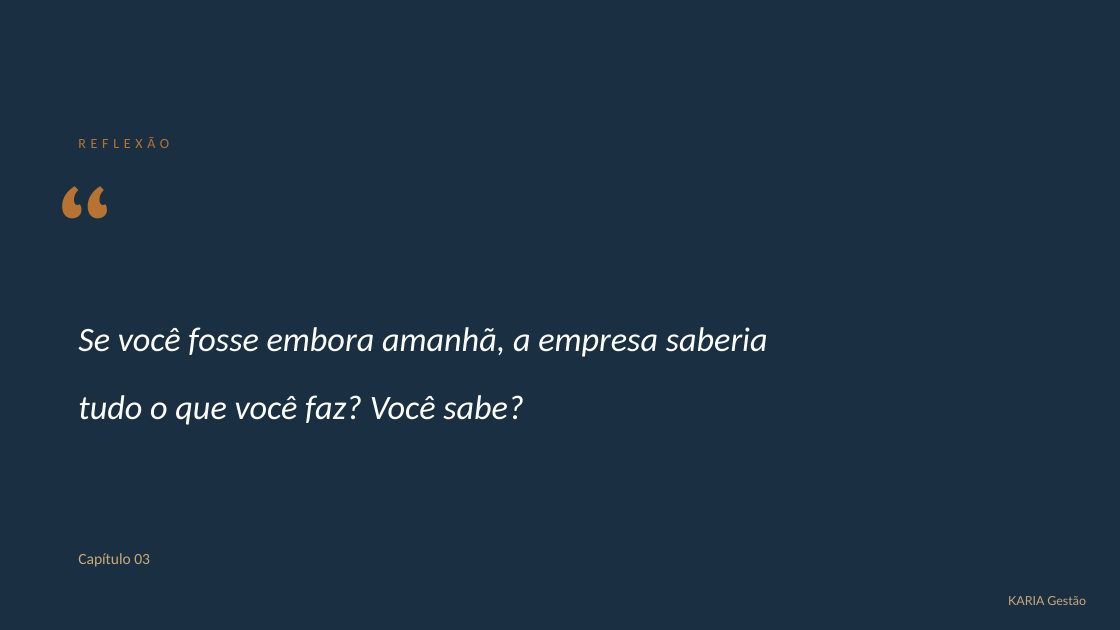
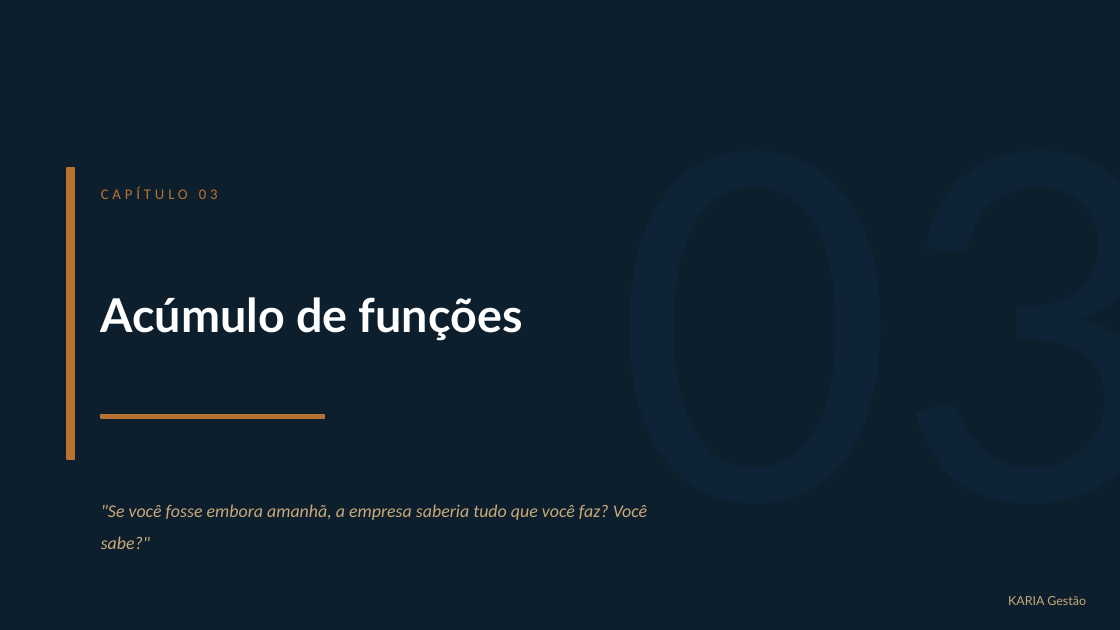
Before and after one commit to kariagestao/kariagestao.github.io, a slide deck: slide 8 of codigo-controller.pptx (slide 19 before the commit). Drawn at 1120x630 pixels with LibreOffice and Linux fonts; fonts in the diff are those of the drawing. Boxes give left, top, right and bottom in pixels: in the first picture for what was removed or moved away, otherwise in the second. Text is boxed around its words. In the diff, an @@ line names an element or a change of style, - is before the commit and + after.

```diff
--- a/codigo-controller.pptx
+++ b/codigo-controller.pptx
@@ background #1A3042 to #0D1F2D @@
@@ text removed at (78, 137, 169, 148) @@
-REFLEXÃO
@@ text removed at (56, 162, 179, 297) @@
-“
@@ rectangle added at (67, 168, 75, 459), fill #B87333, outline #B87333 1 pt @@
@@ text at (101, 186, 218, 199): text changed; size 10 to 9.5 pt; text colour #C9A97A to #B87333 @@
-Capítulo 03
+CAPÍTULO 03
@@ text added at (101, 297, 523, 341), 30 pt, text #FFFFFF, bold @@
+Acúmulo de funções
@@ rectangle added at (101, 414, 325, 419), fill #B87333, outline #B87333 1 pt @@
@@ text at (101, 504, 647, 549): text changed; size 22 to 11.5 pt; text colour #FFFFFF to #C9A97A @@
-Se você fosse embora amanhã, a empresa saberia
-tudo o que você faz? Você sabe?
+"Se você fosse embora amanhã, a empresa saberia tudo que você faz? Você sabe?"
@@ text added at (616, 505, 1120, 517), 310 pt, text #0E2436 @@
+03
```
Also in this commit, not shown: 11 other slides changed, 2 slides added, 18 slides removed.
